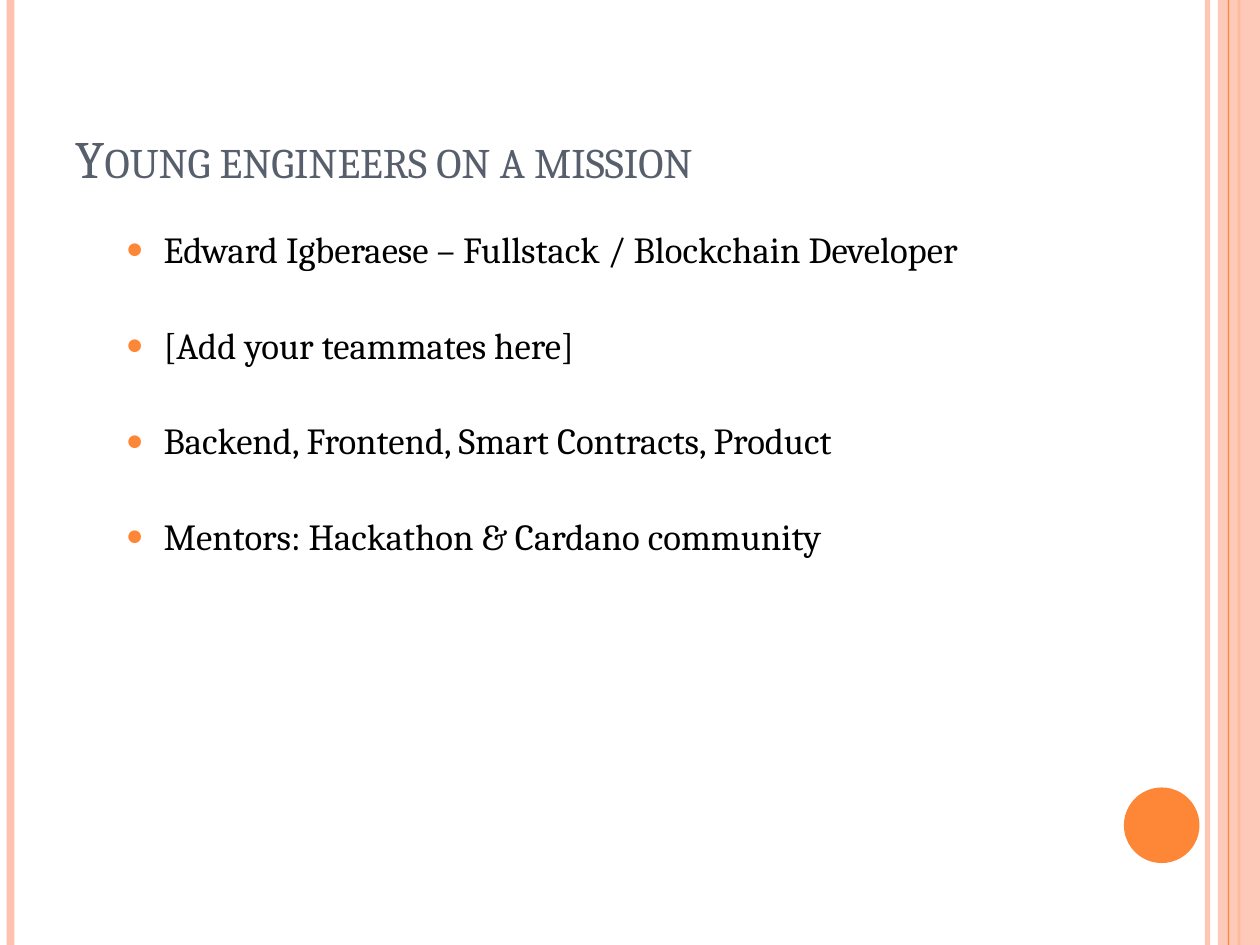
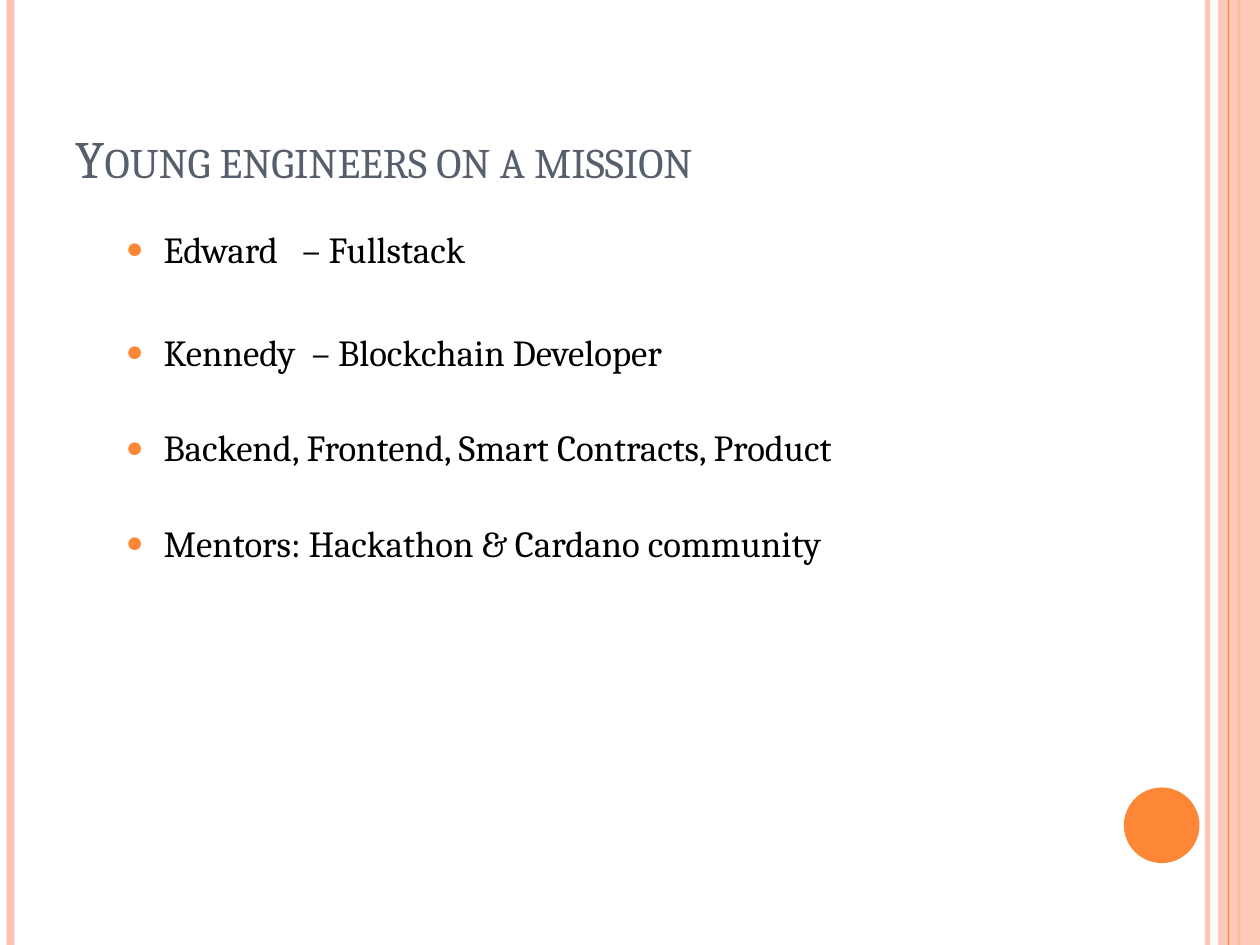
Before and after one commit to princedigital01/proofLearn, a slide deck: slide 9 of presentation/Pitch.pptx (slide 18 before the commit). Drawn at 1260x945 pixels with LibreOffice and Linux fonts; fonts in the diff are those of the drawing. Boxes give left, top, right and bottom in pixels: in the first picture for what was removed or moved away, otherwise in the second. Text is boxed around its words. In the diff, an @@ line names an element or a change of style, - is before the commit and + after.

```diff
--- a/presentation/Pitch.pptx
+++ b/presentation/Pitch.pptx
@@ text at (164,237,662,374): text changed @@
-  ● Edward Igberaese – Fullstack / Blockchain Developer
-  ● [Add your teammates here]
+  ● Edward – Fullstack
+  ● Kennedy – Blockchain Developer
```
Also in this commit, not shown: 2 other slides changed, 1 slide added, 11 slides removed, 8 other files.
